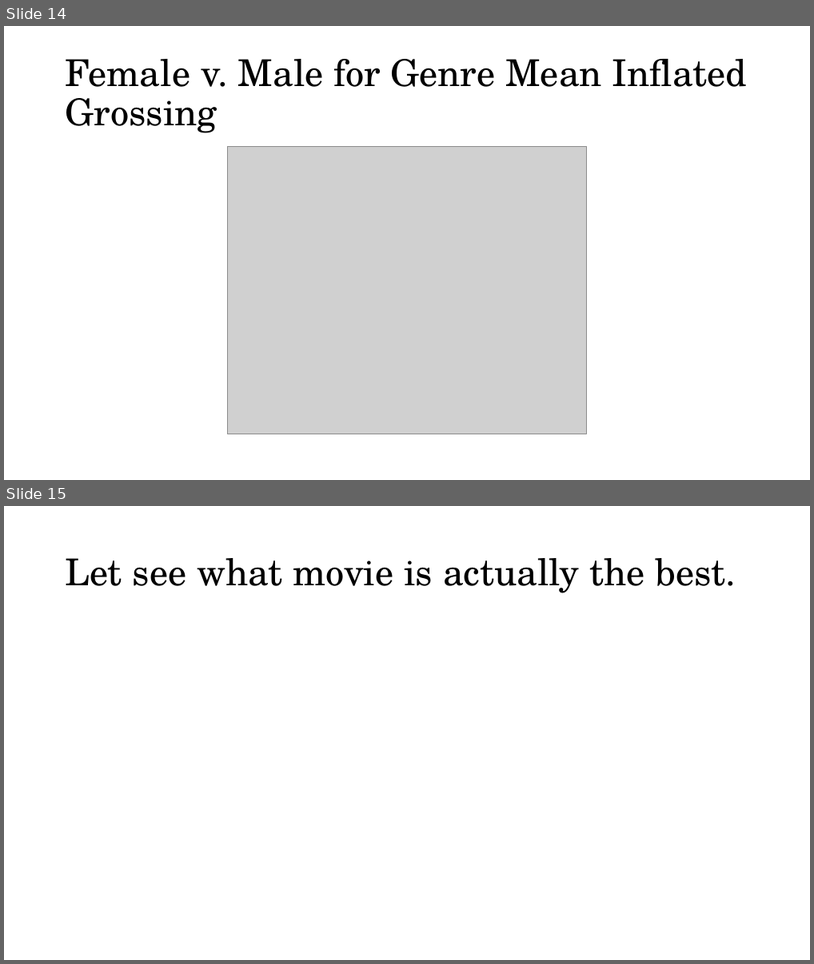
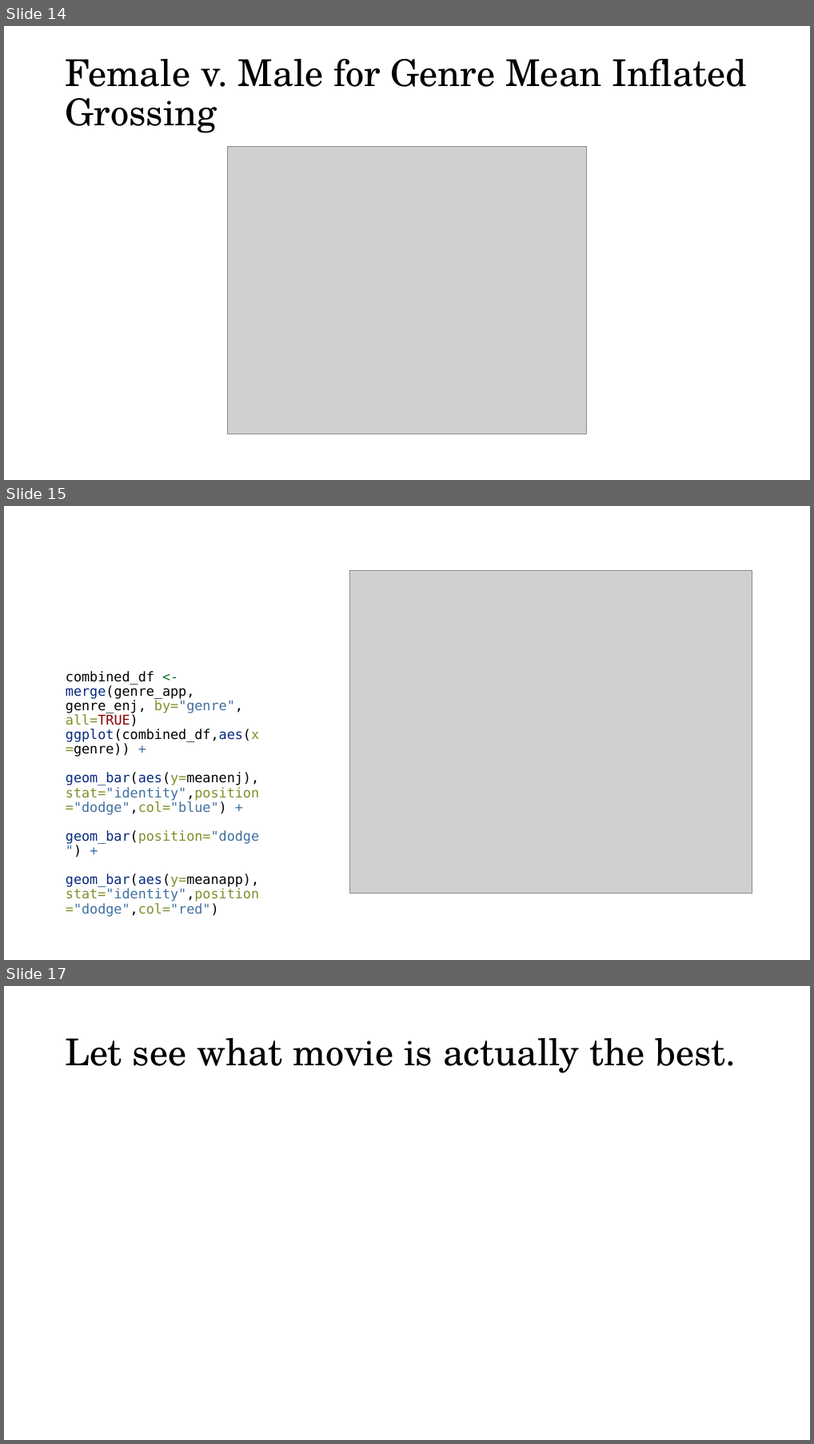
Before and after one commit to Data2401/final-project-fall-2024-classic-films, a slide deck: Slides.pptx. Shown one above the other, each under a label of ours: slides 14 and 15 before the commit, slides 14, 15 and 17 after it; the slides between them are not shown. The pictures are 814x964 and 814x1444 pixels, drawn with LibreOffice and Linux fonts; fonts in the diff are those of the drawing; grey boxes stand for pictures; background and template pictures are left out. Boxes give left, top, right and bottom in pixels: in the first picture for what was removed or moved away, otherwise in the second. Text is boxed around its words. In the diff, an @@ line names an element or a change of style, - is before the commit and + after.

Commit message:
genre app vs enjoyment

```diff
--- a/Slides.pptx
+++ b/Slides.pptx
@@ slide 15 added at <box>4,506,810,960</box>, background picture (left out) @@
@@ picture added at <box>350,571,752,892</box> @@
@@ text added at <box>66,671,259,901</box>, 16 pt, text #000000 @@
+combined_df <- merge(genre_app, genre_enj, by="genre", all=TRUE)
+ggplot(combined_df,aes(x=genre)) +
+geom_bar(aes(y=meanenj),stat="identity",position="dodge",col="blue") +
+geom_bar(position="dodge") +
+geom_bar(aes(y=meanapp),stat="identity",position="dodge",col="red")
@@ what was slide 15 is now slide 17 @@
```
Also in this commit, not shown: 1 slide changed, 1 other slide added, 1 other file.
